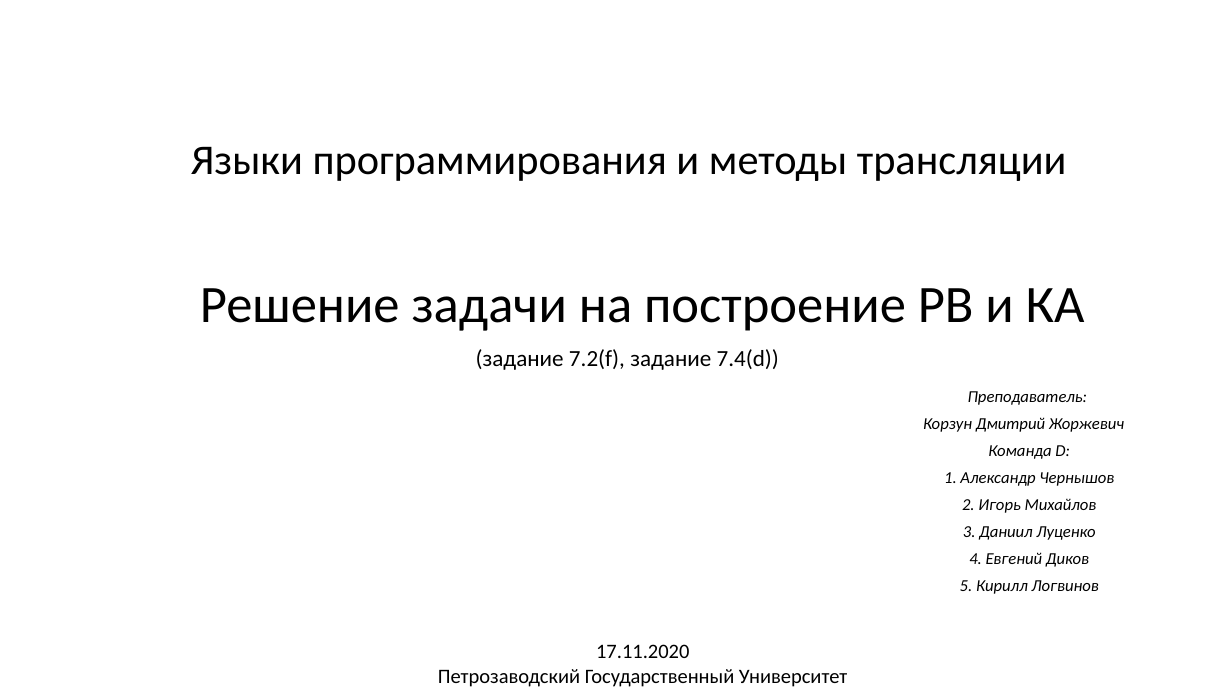
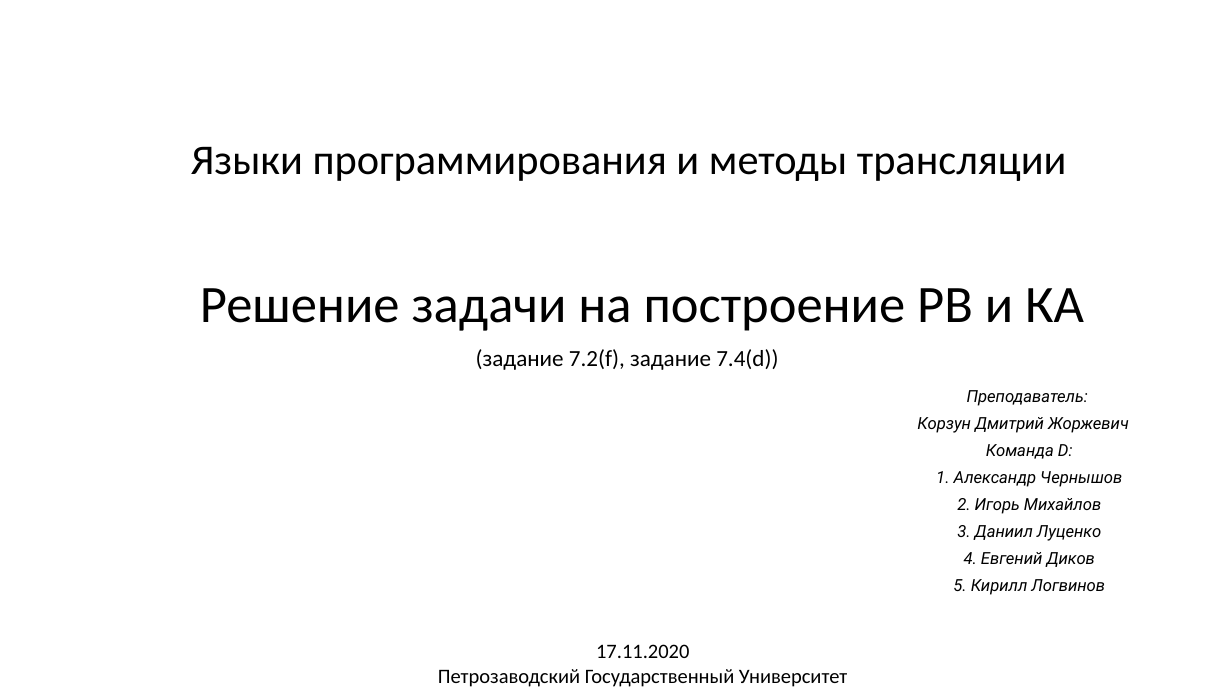
Before and after one commit to goddamnteam/korzun, a slide deck: slide 1 of task4.pptx. Drawn at 1232x693 pixels with LibreOffice and Linux fonts; fonts in the diff are those of the drawing. Boxes give left, top, right and bottom in pixels: in the first picture for what was removed or moved away, otherwise in the second. Text is boxed around its words. In the diff, an @@ line names an element or a change of style, - is before the commit and + after.

```diff
--- a/task4.pptx
+++ b/task4.pptx
@@ subtitle "Преподаватель:" at (917,390,1129,595): font Calibri to Roboto @@
```
Also in this commit, not shown: 15 other slides changed, 1 slide added.
